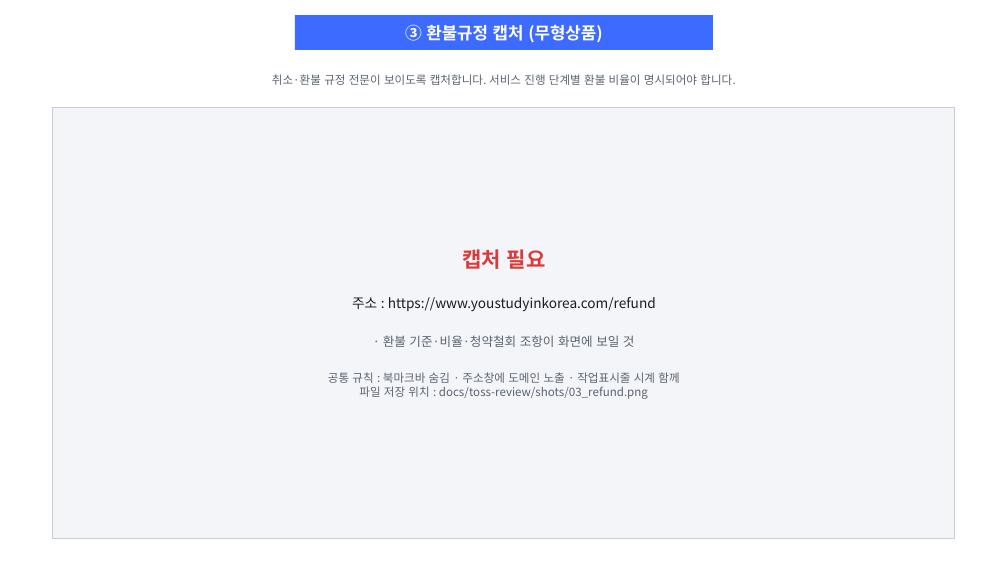
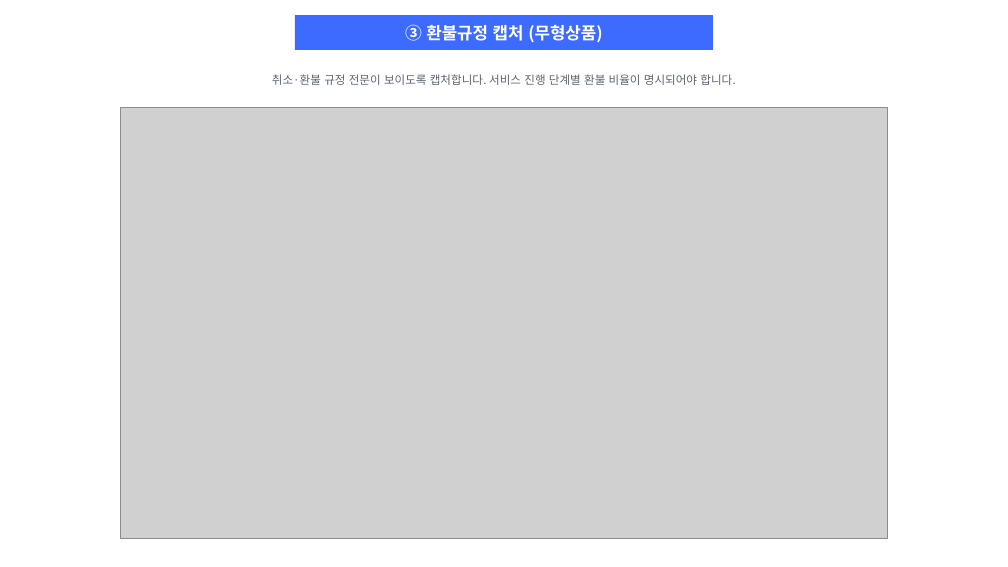
Before and after one commit to byron-glocare/byron-glocare-repo, a slide deck: slide 3 of docs/toss-review/결제경로_글로케어.pptx. Drawn at 1008x567 pixels with LibreOffice and Linux fonts; fonts in the diff are those of the drawing; grey boxes stand for pictures. Boxes give left, top, right and bottom in pixels: in the first picture for what was removed or moved away, otherwise in the second. Text is boxed around its words. In the diff, an @@ line names an element or a change of style, - is before the commit and + after.

Commit message:
docs(toss): 결제경로 캡처 7장 완료 — CDP 로 직접 몰아서 촬영
가이드 만들 때 쓰던 방식(전용 프로필 크롬 + 원격 디버깅)으로 돌아갔다.
puppeteer-core 를 설치할 수 없어 Node 24 내장 WebSocket 으로 CDP 를 직접 붙였다.

전용 프로필이라 북마크바·개인 탭·확장이 없고, 확장이 아니라 CDP 라
"'Claude'에서 디버깅을 시작함" 배너도 안 뜬다. 카드사에 낼 자료에 그런 게
찍히면 안 된다.

캡처 방식에서 걸린 것들:
- PrintWindow(창만 촬영)는 GPU 합성 화면을 못 받아 페이지가 빈칸으로 나오고,
  작업표시줄 시계도 안 들어간다. 시계는 필수(가이드 4쪽 3항)라 전체화면이어야 한다.
- 전체화면은 대상 창이 앞에 있어야 하는데 SetForegroundWindow 는 백그라운드에서
  막힌다. SetWindowPos(HWND_TOPMOST) 로 포커스를 뺏지 않고 창만 올려 해결했다.
- 크롬이 가려진 창의 렌더링을 멈춰서 첫 캡처가 회색이었다.
  --disable-features=CalculateNativeWinOcclusion 로 껐다.
- PowerShell 5.1 이 UTF-8 스크립트를 ANSI 로 읽어 한글이 깨지며 파서가 죽었다. BOM 추가.

⑥ 카드 결제창은 위젯이 계좌이체를 기본 선택해서 그대로 열면 퀵계좌이체가 나온다.
신용·체크카드 → 카드사(국민) → 할부(일시불)까지 골라야 카드 결제창이 뜬다.
셋 다 iframe 안이라 Input.dispatchMouseEvent 로 좌표 클릭했다. 산업은행은
ISP/페이북 팝업으로 빠져 팝업차단에 막히므로 국민카드로 잡았다.

capture.js: pre(②③④) / post(⑤⑥) 로 나눠 실행. 로그인은 사람이 한다.

```diff
--- a/docs/toss-review/결제경로_글로케어.pptx
+++ b/docs/toss-review/결제경로_글로케어.pptx
@@ rectangle removed at (53,107,955,538) @@
-캡처 필요
-주소 : https://www.youstudyinkorea.com/refund
-· 환불 기준·비율·청약철회 조항이 화면에 보일 것
-공통 규칙 : 북마크바 숨김 · 주소창에 도메인 노출 · 작업표시줄 시계 함께
-파일 저장 위치 : docs/toss-review/shots/03_refund.png
@@ picture added at (121,107,887,538) @@
```
Also in this commit, not shown: 6 other slides changed, 6 other files.
